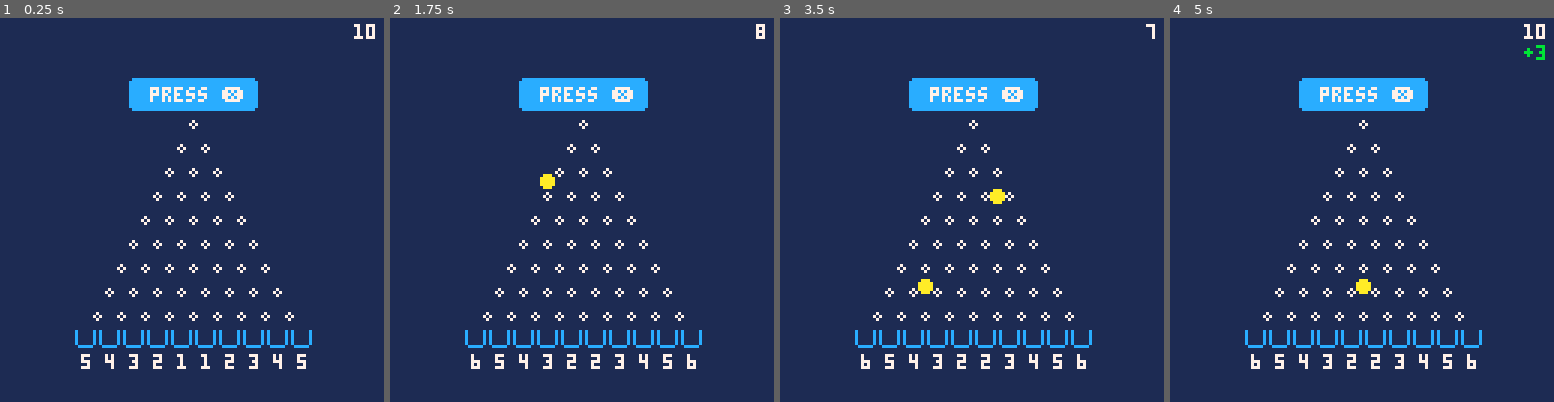
Above: before the commit, frames 1-4 (left to right).
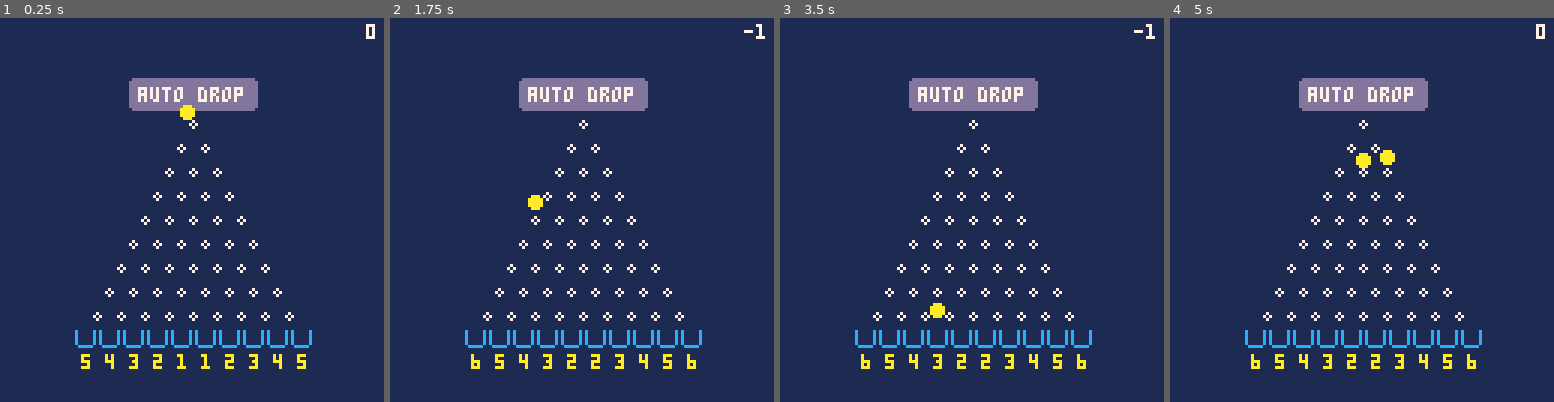
Above: after the commit, the same moments.

Repository: kjbrown-sandbox/pico-8
Game: PICO-8 cartridge plunko.p8
Two runs of this game, one before a commit and one after it. Both use one fixed random seed, a clock stepped at 60 frames per second and the inputs below.
Inputs:
- Up to frame 1 (0.25 s): no input
- Up to frame 2 (1.75 s): tap X (X key) at 0.33, 1.07 s; tap O (Z key) at 0.7, 1.7 s; hold Right from 1.6 s (still down)
- Up to frame 3 (3.5 s): tap X (X key) at 1.85, 2.97 s; release Right at 2.1 s; tap O (Z key) every 0.4 s from 2.1 to 3.3 s; hold Up 2.15-2.42 s; hold Right 2.47-3.03 s; hold Left from 3.08 s (still down)
- Up to frame 4 (5 s): release Left at 3.58 s; hold Down 3.63-3.97 s; tap O (Z key) every 0.4 s from 3.7 to 4.9 s; hold Right 4.02-4.68 s; tap X (X key) at 4.08 s; hold Up from 4.73 s (still down)

The runs differ from the first frame. In frame 1, 3.4% of the frame differs, in the area x 21-95%, y 1-92%; in frame 2, 3.6%; in frame 3, 3.7%; in frame 4, 3.8%, in the area x 21-98%, y 1-92%.

Commit message:
Rudimentary leveling system, still broken

Diff:
--- a/plunko.p8
+++ b/plunko.p8
@@ -8,16 +8,25 @@
 	num_peg_rows = 9,
 }
 
-
 game_mode = {
 	drop = 1,
 	upgrade = 2,
 }
 
+user_level_requirements = {
+	0, -- level 1
+	10, -- level 2
+	100, -- level 3
+	1000, -- level 4
+	10000, -- level 5
+	100000, -- level 6
+	1000000, -- level 7
+}
+
 state = {
 	debug_text = "",
 	timers = {},
-	money = 10,
+	money = 1,
 	buckets = {},
 	special_coins = {
 		red = 0,
@@ -27,6 +36,9 @@
 	earnings_text = "",
 	disable_button_drop = false,
 	mode = game_mode.drop,
+	auto_drop = true,
+	drop_delay = 10,
+	user_level = 1,
 }
 
 function _init()
@@ -53,10 +65,10 @@
 
 	if state.mode == game_mode.drop then
 		update_board()
-		drop_button:update()
 	elseif state.mode == game_mode.upgrade then
 		upgrades:update()
 	end
+	drop_button:update()
 end
 
 function _draw()
@@ -88,17 +100,8 @@
 end
 
 function update_board()
-	local can_drop_coin = not is_button_drop_disabled()
-	if btnp(🅾️) then
+	if btnp(🅾️) and state.mode == game_mode.drop then
 		state.mode = game_mode.upgrade
-	elseif btnp(❎) and can_drop_coin then
-		if state.special_coins.red > 0 then
-			state.special_coins.red -= 1
-			add(state.fallings_coins, new_coin(coin_types.red))  -- red coin
-		else
-			add(state.fallings_coins, new_coin(coin_types.gold))  -- gold coin
-		end
-		state.money -= state.coin_cost
 	end
 end
 
@@ -108,6 +111,22 @@
 
 function new_drop_button()
 	return {
+		drop_coin = function(self)
+			if state.special_coins.red > 0 then
+				state.special_coins.red -= 1
+				add(state.fallings_coins, new_coin(coin_types.red))  -- red coin
+			else
+				add(state.fallings_coins, new_coin(coin_types.gold))  -- gold coin
+			end
+			state.money -= state.coin_cost
+
+			state.disable_button_drop = true
+			sfx(2)
+			wait_then_do(state.drop_delay, function()
+				state.disable_button_drop = false
+			end)
+		end,
+
 		update = function(self)
 			if self.waiting_to_reset then
 				-- do nothing
@@ -115,12 +134,8 @@
 			end
 
 			local disabled = is_button_drop_disabled()
-			if btnp(❎) and not disabled then
-				state.disable_button_drop = true
-				sfx(2)
-				wait_then_do(1000, function()
-					state.disable_button_drop = false
-				end)
+			if not disabled and (btnp(❎) or state.auto_drop) then
+				self:drop_coin()
 			end
 		end,
 
@@ -135,7 +150,8 @@
 			-- -- draw sides to make it look rounded on corners
 			-- line(start_x - 1, start_y + 1, start_x - 1, start_y + 9, color)
 			-- line(start_x + 41, start_y + 1, start_x + 41, start_y + 9, color)
-			rounded_button_filled(start_x, start_y, start_x + 40, start_y + 10, "press ❎", color)
+			local text = state.auto_drop and "auto drop" or "press ❎"
+			rounded_button_filled(start_x, start_y, start_x + 40, start_y + 10, text, color)
 
 			-- print("press ❎", start_x + 5, start_y + 3, 7)
 		end,
@@ -325,6 +341,11 @@
 	red = 2,
 }
 
+coin_level_multiplier = {
+	1,  -- gold coin
+	10, -- red coin
+}
+
 function new_coin(level)
 	local coin = {}
 
@@ -332,7 +353,7 @@
 	coin.state = coin_state.initial_drop
 	coin.speed = 0.7
 	coin.level = level or 1
-	coin.value_multiplier = 1
+	coin.value_multiplier = coin_level_multiplier[coin.level] or 1
 	coin.target_x = 0
 	coin.target_y = 0
 
@@ -397,6 +418,9 @@
 				sfx(1)
 				wait_then_do(1000, function()
 					bucket.state = bucket_state.empty
+					if state.earnings_text == "+" .. money_earned then
+						state.earnings_text = ""
+					end
 				end)
 				del(state.fallings_coins, coin)
 				return true
@@ -425,11 +449,28 @@
 	full = 2,
 }
 
+bucket_level_color = {
+	10, -- gold
+	9, -- orange
+	8, -- red
+	4, -- brown
+}
+
 new_bucket = function(value, x)
 	local bucket = {}
 	bucket.value = value
 	bucket.pos = new_point(x, consts.top_of_buckets)
 	bucket.state = bucket_state.empty
+	bucket.level = 1
+
+	bucket.upgrade_bucket = function()
+		if bucket.value < 9 then
+			bucket.value += 1
+		else
+			bucket.value = 1  -- max value
+			bucket.level += 1
+		end
+	end
 
 	bucket.update = function()
 	end
@@ -444,7 +485,7 @@
 				spr(16, bucket.pos.x, bucket.pos.y)
 			end
 		end
-		print(bucket.value, bucket.pos.x + 2, bucket.pos.y + 8, 7)
+		print(bucket.value, bucket.pos.x + 2, bucket.pos.y + 8, bucket_level_color[bucket.level])
 	end
 
 	return bucket
@@ -459,9 +500,9 @@
 	local upgrade_texts = {
 		{ title = "buckets", description = "increase the value of each of the buckets", on_press = function()
 			for b in all(state.buckets) do
-				b.value += 1
-			end
-			state.money -= 1
+				b:upgrade_bucket()
+			end
+			state.money -= state.coin_cost
 		end},
 		-- { title = "red coins", description = "unlock red coins (costs 1 coin)", on_press = function()
 		-- 	if state.money >= 1 then
@@ -500,8 +541,9 @@
 
 	return {
 		update = function(self)
-			if btnp(🅾️) then
+			if btnp(🅾️) and state.mode == game_mode.upgrade then
 				state.mode = game_mode.drop
+				return
 			end
 
 			if btnp(❎) then
@@ -609,6 +651,49 @@
 			end
 		end,
 	}
+end
+-->8
+-- level ups
+function level_up_if_possible()
+	return {
+		update = function()
+		if state.user_level >= #user_level_requirements then
+			return
+		end
+
+		local next_level = state.user_level + 1
+		if state.money >= user_level_requirements[next_level] then
+			state.user_level = next_level
+			state.money -= user_level_requirements[next_level]
+			sfx(3)
+			-- state.debug_text = "level up! now at level " .. state.user_level
+
+			if state.user_level == 2 then
+			elseif state.user_level == 3 then
+				state.coin_cost = 2
+			elseif state.user_level == 4 then
+				state.coin_cost = 3
+			elseif state.user_level == 5 then
+				state.coin_cost = 4
+			elseif state.user_level == 6 then
+				state.coin_cost = 5
+			elseif state.user_level == 7 then
+
+			end
+		-- else
+		-- 	state.debug_text = "not enough coins to level up"
+		end
+		end,
+
+		draw = function()
+			-- local next_level = state.user_level + 1
+			-- if next_level <= #user_level_requirements then
+			-- 	local requirement = user_level_requirements[next_level]
+			-- 	print("level up to " .. next_level .. " costs: " .. requirement, 0, 120, 7)
+			-- else
+			-- 	print("max level reached", 0, 120, 7)
+			-- end
+		end,}
 end
 
 __gfx__
Not shown, changed: the sound effects (__sfx__) section of plunko.p8
